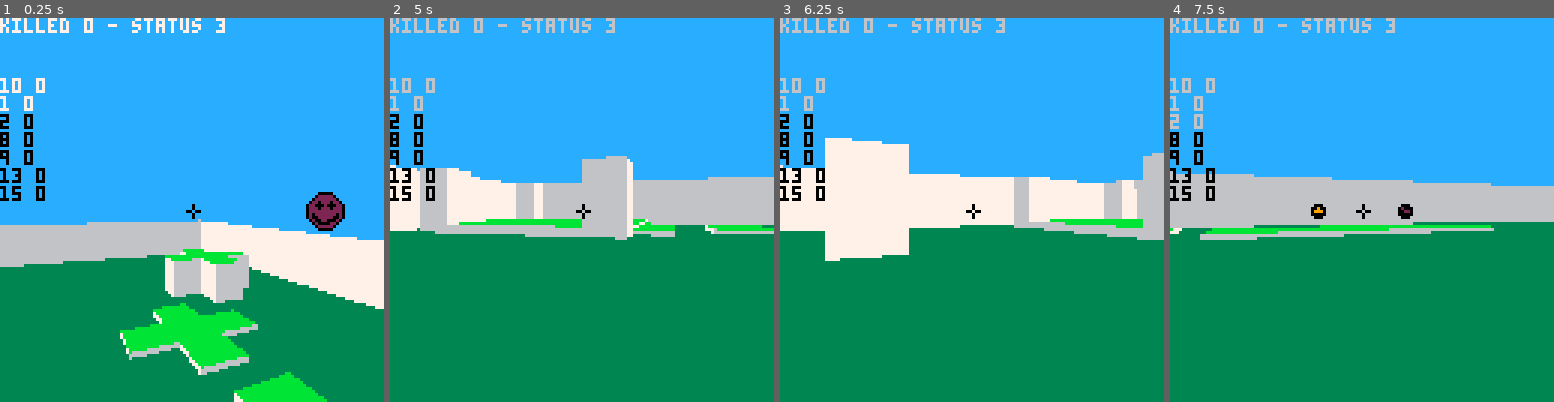
Above: before the commit, frames 1-4 (left to right).
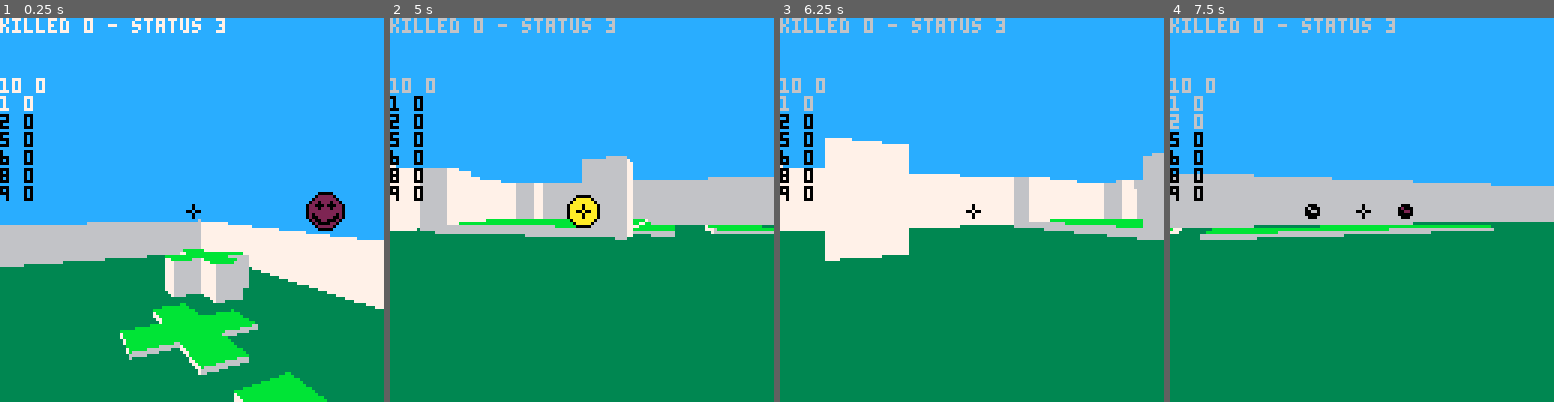
Above: after the commit, the same moments.

Repository: gotsunami/picomaze
Game: PICO-8 cartridge picomaze.p8
Same seed, same stepped clock (60 frames per second), same inputs: the game is played once before the commit and once after it.
Inputs:
- Up to frame 1 (0.25 s): no input
- Up to frame 2 (5 s): tap O (Z key) at 0.7, 1.7, 2.1, 2.5, 2.9, 3.3, 3.7, 4.1, 4.5, 4.9 s; hold Right 1.6-2.1 s; hold Up 2.15-2.42 s; hold Right 2.47-3.03 s; hold Left 3.08-3.58 s; hold Down 3.63-3.97 s; hold Right 4.02-4.68 s; hold Up from 4.73 s (still down)
- Up to frame 3 (6.25 s): release Up at 5.03 s; hold Left 5.08-5.68 s; tap O (Z key) at 5.3, 5.7, 6.1 s; hold Down 5.73-6.03 s; hold Right from 6.08 s (still down)
- Up to frame 4 (7.5 s): tap O (Z key) at 6.5, 6.9, 7.3 s; release Right at 6.58 s; hold Right 6.63-7.13 s; hold Up 7.18-7.45 s

The runs differ from the first frame. In frame 1, 0.6% of the frame differs, in the area x 0-12%, y 30-48%; in frame 2, 1.3%, in the area x 0-55%, y 20-55%; in frame 3, 0.6%; in frame 4, 0.7%.

Commit message:
Add sounds

Diff:
--- a/picomaze.p8
+++ b/picomaze.p8
@@ -1,5 +1,5 @@
 pico-8 cartridge // http://www.pico-8.com
-version 4
+version 8
 __lua__
 
 ----------------------------------------
@@ -68,6 +68,12 @@
 -- add a hit: sh (shooter) > ta (target)
 function hit(sh, ta)
    ta.l = flr(ta.l - 1)
+   if (ta.id == player_id) then
+      sfx(4)
+   else if (sh.id == player_id) then
+	 sfx(3)
+	end
+   end
    if (ta.l < 1) then
       sh.s += 1
       init_smiley(ta, ta.id, ta.s)
@@ -111,10 +117,10 @@
 end
 
 ----------------------------------------
--- functions for AI smileys/players
--- call AI_move(pl) to test algorithm
-----------------------------------------
-function AI_move(sm)
+-- functions for ai smileys/players
+-- call ai_move(pl) to test algorithm
+----------------------------------------
+function ai_move(sm)
    if (move(sm, sm.dv) == false) then
       sm.d += sm.dd
    else
@@ -130,19 +136,20 @@
 -- pico-8 structural functions
 ----------------------------------------
 function _init()
-   -- AI settings (mainly probabilities)
+   -- ai settings (mainly probabilities)
    aggressivity = .1
    state = ""
 
    -- create array of smiley. id = 1 is player
    player_id = 10
    pls = {}
-   for cnt in all({10, 1, 2, 8, 9, 13, 15}) do
+   for cnt in all({10, 1, 2, 5, 6, 8, 9}) do
       en = {}
       init_smiley(en, cnt, 0)
       add(pls, en)
    end
    pl = pls[1]
+   sfx(1)
 end
 
 function _update()
@@ -165,7 +172,7 @@
    for en in all(pls) do
       -- move --
       if (en.id != player_id) then
-	 AI_move(en)
+	 ai_move(en)
       end
       bullet(en)
       -- life restore --
@@ -552,101 +559,133 @@
 0f0000000000000000000000000000000000000000000000000000000000000f000000000000000000000000000000000000000000000000000000000000000000000000000000000000000000000000000000000000000000000000000000000000000000000000000000000000000000000000000000000000000000000000
 0f0000000000000000000000000000000000000000000000000000000000000f000000000000000000000000000000000000000000000000000000000000000000000000000000000000000000000000000000000000000000000000000000000000000000000000000000000000000000000000000000000000000000000000
 0f0f0f0f0f0f0f0f0f0f0f0f0f0f0f0f0f0f0f0f0f0f0f0f0f0f0f0f0f0f0f0f000000000000000000000000000000000000000000000000000000000000000000000000000000000000000000000000000000000000000000000000000000000000000000000000000000000000000000000000000000000000000000000000
-0000000000000000000000000000000000000000000000000000000000000000000000000000000000000000000000000000000000000000000000000000000000000000000000000000000000000000000000000000000000000000000000000000000000000000000000000000000000000000000000000000000000000000
-0000000000000000000000000000000000000000000000000000000000000000000000000000000000000000000000000000000000000000000000000000000000000000000000000000000000000000000000000000000000000000000000000000000000000000000000000000000000000000000000000000000000000000
-0000000000000000000000000000000000000000000000000000000000000000000000000000000000000000000000000000000000000000000000000000000000000000000000000000000000000000000000000000000000000000000000000000000000000000000000000000000000000000000000000000000000000000
-0000000000000000000000000000000000000000000000000000000000000000000000000000000000000000000000000000000000000000000000000000000000000000000000000000000000000000000000000000000000000000000000000000000000000000000000000000000000000000000000000000000000000000
-0000000000000000000000000000000000000000000000000000000000000000000000000000000000000000000000000000000000000000000000000000000000000000000000000000000000000000000000000000000000000000000000000000000000000000000000000000000000000000000000000000000000000000
-0000000000000000000000000000000000000000000000000000000000000000000000000000000000000000000000000000000000000000000000000000000000000000000000000000000000000000000000000000000000000000000000000000000000000000000000000000000000000000000000000000000000000000
-0000000000000000000000000000000000000000000000000000000000000000000000000000000000000000000000000000000000000000000000000000000000000000000000000000000000000000000000000000000000000000000000000000000000000000000000000000000000000000000000000000000000000000
-0000000000000000000000000000000000000000000000000000000000000000000000000000000000000000000000000000000000000000000000000000000000000000000000000000000000000000000000000000000000000000000000000000000000000000000000000000000000000000000000000000000000000000
-0000000000000000000000000000000000000000000000000000000000000000000000000000000000000000000000000000000000000000000000000000000000000000000000000000000000000000000000000000000000000000000000000000000000000000000000000000000000000000000000000000000000000000
-0000000000000000000000000000000000000000000000000000000000000000000000000000000000000000000000000000000000000000000000000000000000000000000000000000000000000000000000000000000000000000000000000000000000000000000000000000000000000000000000000000000000000000
-0000000000000000000000000000000000000000000000000000000000000000000000000000000000000000000000000000000000000000000000000000000000000000000000000000000000000000000000000000000000000000000000000000000000000000000000000000000000000000000000000000000000000000
-0000000000000000000000000000000000000000000000000000000000000000000000000000000000000000000000000000000000000000000000000000000000000000000000000000000000000000000000000000000000000000000000000000000000000000000000000000000000000000000000000000000000000000
-0000000000000000000000000000000000000000000000000000000000000000000000000000000000000000000000000000000000000000000000000000000000000000000000000000000000000000000000000000000000000000000000000000000000000000000000000000000000000000000000000000000000000000
-0000000000000000000000000000000000000000000000000000000000000000000000000000000000000000000000000000000000000000000000000000000000000000000000000000000000000000000000000000000000000000000000000000000000000000000000000000000000000000000000000000000000000000
-0000000000000000000000000000000000000000000000000000000000000000000000000000000000000000000000000000000000000000000000000000000000000000000000000000000000000000000000000000000000000000000000000000000000000000000000000000000000000000000000000000000000000000
-0000000000000000000000000000000000000000000000000000000000000000000000000000000000000000000000000000000000000000000000000000000000000000000000000000000000000000000000000000000000000000000000000000000000000000000000000000000000000000000000000000000000000000
-0000000000000000000000000000000000000000000000000000000000000000000000000000000000000000000000000000000000000000000000000000000000000000000000000000000000000000000000000000000000000000000000000000000000000000000000000000000000000000000000000000000000000000
-0000000000000000000000000000000000000000000000000000000000000000000000000000000000000000000000000000000000000000000000000000000000000000000000000000000000000000000000000000000000000000000000000000000000000000000000000000000000000000000000000000000000000000
-0000000000000000000000000000000000000000000000000000000000000000000000000000000000000000000000000000000000000000000000000000000000000000000000000000000000000000000000000000000000000000000000000000000000000000000000000000000000000000000000000000000000000000
-0000000000000000000000000000000000000000000000000000000000000000000000000000000000000000000000000000000000000000000000000000000000000000000000000000000000000000000000000000000000000000000000000000000000000000000000000000000000000000000000000000000000000000
-0000000000000000000000000000000000000000000000000000000000000000000000000000000000000000000000000000000000000000000000000000000000000000000000000000000000000000000000000000000000000000000000000000000000000000000000000000000000000000000000000000000000000000
-0000000000000000000000000000000000000000000000000000000000000000000000000000000000000000000000000000000000000000000000000000000000000000000000000000000000000000000000000000000000000000000000000000000000000000000000000000000000000000000000000000000000000000
-0000000000000000000000000000000000000000000000000000000000000000000000000000000000000000000000000000000000000000000000000000000000000000000000000000000000000000000000000000000000000000000000000000000000000000000000000000000000000000000000000000000000000000
-0000000000000000000000000000000000000000000000000000000000000000000000000000000000000000000000000000000000000000000000000000000000000000000000000000000000000000000000000000000000000000000000000000000000000000000000000000000000000000000000000000000000000000
-0000000000000000000000000000000000000000000000000000000000000000000000000000000000000000000000000000000000000000000000000000000000000000000000000000000000000000000000000000000000000000000000000000000000000000000000000000000000000000000000000000000000000000
-0000000000000000000000000000000000000000000000000000000000000000000000000000000000000000000000000000000000000000000000000000000000000000000000000000000000000000000000000000000000000000000000000000000000000000000000000000000000000000000000000000000000000000
-0000000000000000000000000000000000000000000000000000000000000000000000000000000000000000000000000000000000000000000000000000000000000000000000000000000000000000000000000000000000000000000000000000000000000000000000000000000000000000000000000000000000000000
-0000000000000000000000000000000000000000000000000000000000000000000000000000000000000000000000000000000000000000000000000000000000000000000000000000000000000000000000000000000000000000000000000000000000000000000000000000000000000000000000000000000000000000
-0000000000000000000000000000000000000000000000000000000000000000000000000000000000000000000000000000000000000000000000000000000000000000000000000000000000000000000000000000000000000000000000000000000000000000000000000000000000000000000000000000000000000000
-0000000000000000000000000000000000000000000000000000000000000000000000000000000000000000000000000000000000000000000000000000000000000000000000000000000000000000000000000000000000000000000000000000000000000000000000000000000000000000000000000000000000000000
-0000000000000000000000000000000000000000000000000000000000000000000000000000000000000000000000000000000000000000000000000000000000000000000000000000000000000000000000000000000000000000000000000000000000000000000000000000000000000000000000000000000000000000
-0000000000000000000000000000000000000000000000000000000000000000000000000000000000000000000000000000000000000000000000000000000000000000000000000000000000000000000000000000000000000000000000000000000000000000000000000000000000000000000000000000000000000000
-…(66 lines of a section not shown)…
+…(130 lines of a section not shown)…
Not shown, changed: the music (__music__) section of picomaze.p8
Not shown, changed: the sound effects (__sfx__) section of picomaze.p8
